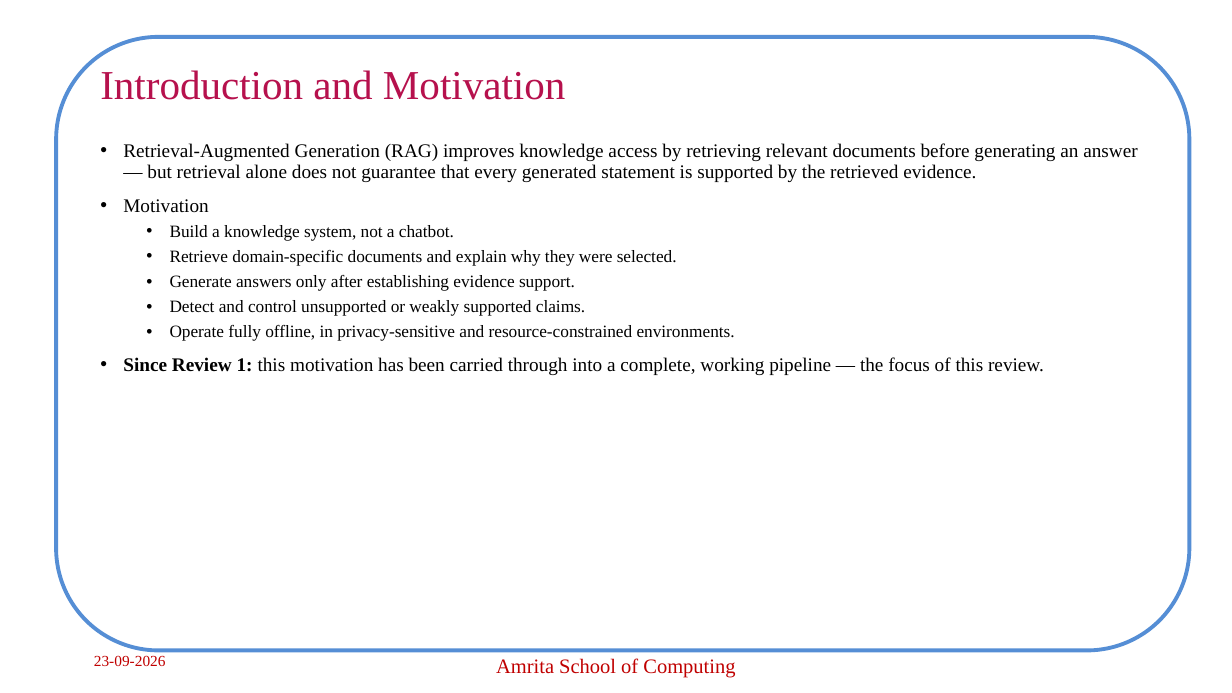
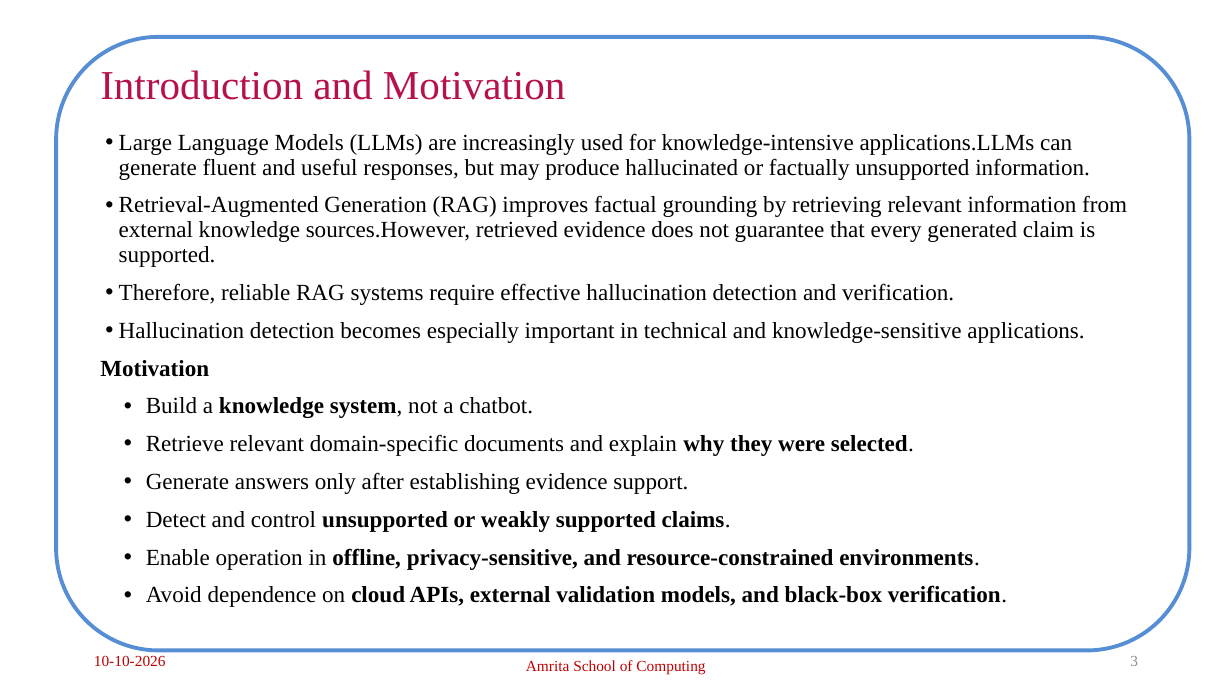
Before and after one commit to archabiju/hallucination-control-rag, a slide deck: slide 3 of presentations/Panel_Review2_CB.SC.P2CSE25001.pptx. Drawn at 1232x693 pixels with LibreOffice and Linux fonts; fonts in the diff are those of the drawing; background and template pictures are left out. Boxes give left, top, right and bottom in pixels: in the first picture for what was removed or moved away, otherwise in the second. Text is boxed around its words. In the diff, an @@ line names an element or a change of style, - is before the commit and + after.

```diff
--- a/presentations/Panel_Review2_CB.SC.P2CSE25001.pptx
+++ b/presentations/Panel_Review2_CB.SC.P2CSE25001.pptx
@@ text "Large Language Models (LLMs) are ...": place and size @@
-text "Large Language Models (LLMs) are ..." at [123,143,1137,375]
+text "Large Language Models (LLMs) are ..." at [100,133,1127,607]
@@ text at [119,133,1127,343]: text changed; size 15 to 18 pt @@
-• Retrieval-Augmented Generation (RAG) improves knowledge access by retrieving relevant documents before generating an answer — but retrieval alone does not guarantee that every generated statement is supported by the retrieved evidence.
+• Large Language Models (LLMs) are increasingly used for knowledge-intensive applications.LLMs can generate fluent and useful responses, but may produce hallucinated or factually unsupported information.
+• Retrieval-Augmented Generation (RAG) improves factual grounding by retrieving relevant information from external knowledge sources.However, retrieved evidence does not guarantee that every generated claim is supported.
+• Therefore, reliable RAG systems require effective hallucination detection and verification.
+• Hallucination detection becomes especially important in technical and knowledge-sensitive applications.
@@ text at [100,360,731,532]: size 15 to 18 pt in "Motivation"; bold on in "Motivation", "knowledge system,", "unsupported or weakly supported claims."; size 13.5 to 18 pt in "Build a knowledge system, not a chatbot.", "Generate answers only after establishing evidence support.", "Detect and control unsupported or weakly supported ..."; bullet • to none; list level 2 to 1 in "Build a knowledge system, not ..."; list level 2 to 1 in "Generate answers only after establishing ..."; list level 2 to 1 in "Detect and control unsupported or ..." @@
@@ text at [146,434,914,456]: text changed; size 13.5 to 18 pt @@
-  • Retrieve domain-specific documents and explain why they were selected.
+• Retrieve relevant domain-specific documents and explain why they were selected.
@@ text at [146,548,1007,607]: text changed; size 15 to 18 pt; bold on @@
-  • Operate fully offline, in privacy-sensitive and resource-constrained environments.
-• Since Review 1: this motivation has been carried through into a complete, working pipeline — the focus of this review.
+• Enable operation in offline, privacy-sensitive, and resource-constrained environments.
+• Avoid dependence on cloud APIs, external validation models, and black-box verification.
@@ text at [94,655,166,666]: text changed @@
-23-09-2026
+10-10-2026
@@ text "Amrita School of Computing" at [526,660,705,674]: size 16 to 12 pt @@
@@ page number added at [1130,656,1138,666], 12 pt, text #8C8C8C @@
+3
```
Also in this commit, not shown: 14 other slides changed, 17 slides added, 2 slides removed, 52 other files.
